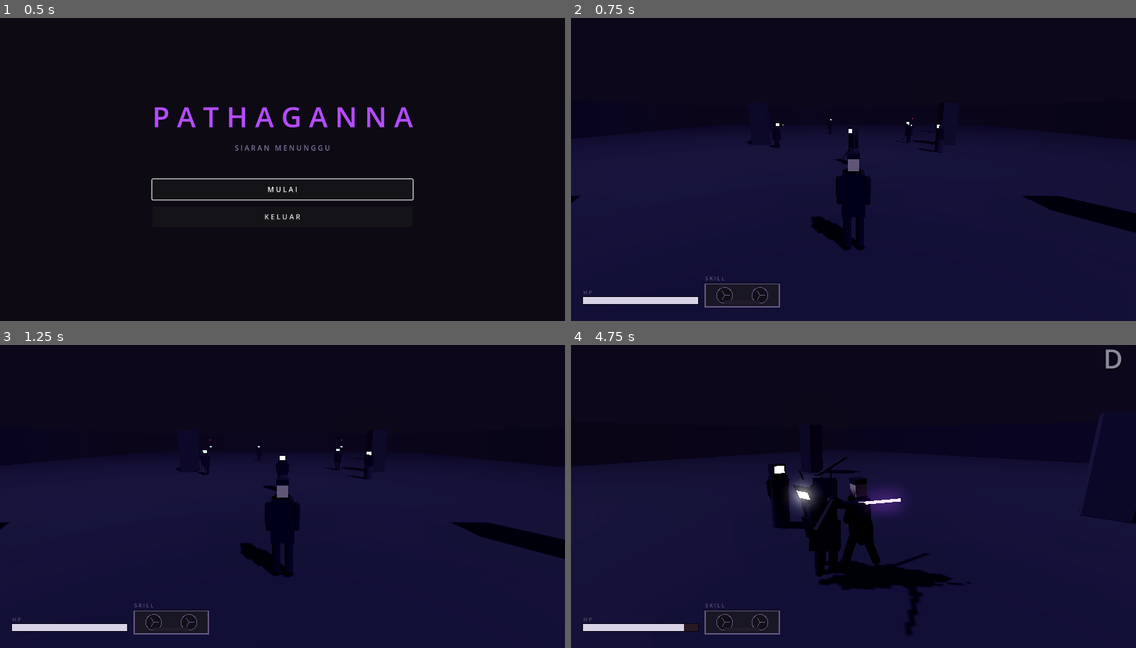
Above: before the commit, frames 1-4 (two rows, left to right).
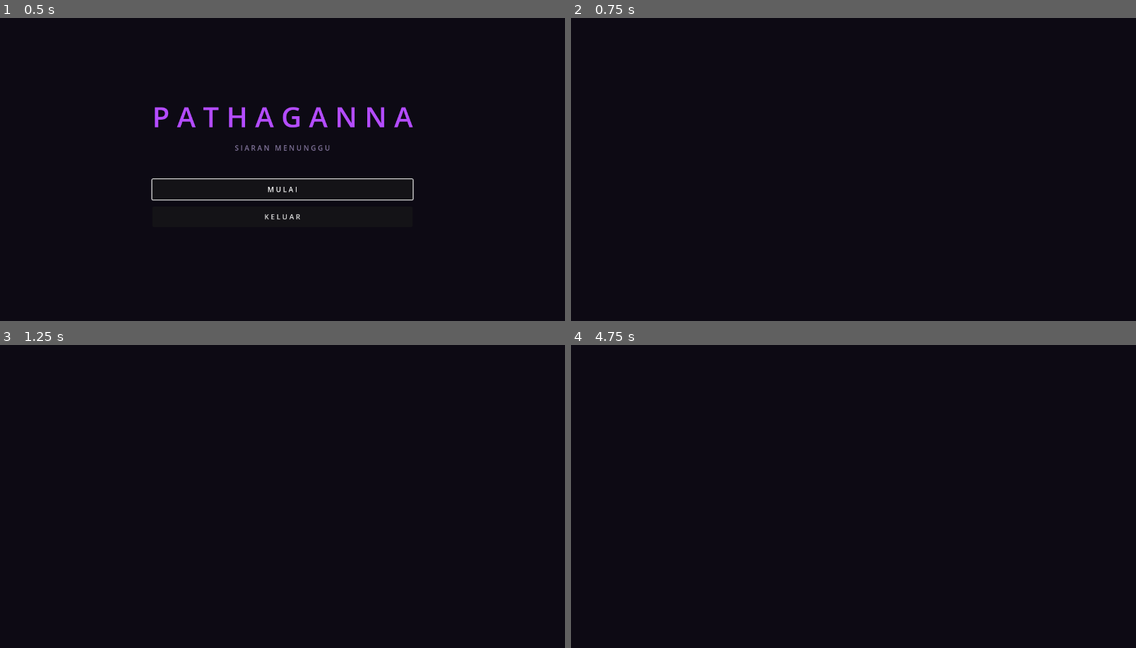
Above: after the commit, the same moments.

Repository: Watarufa/Pathaganna
Game: Godot game, scene res://scenes/main.tscn
The game is run twice, just before and just after one commit, with the same random seed, the same clock (stepped at 60 frames per second) and the same inputs.
Inputs (mouse positions are in pixels of both pictures, inside the frame that each line leads up to):
- Up to frame 1 (0.5 s): no input
- Up to frame 2 (0.75 s): click "M U L A I" at 0.5 s
- Up to frame 3 (1.25 s): no input
- Up to frame 4 (4.75 s): move the mouse to (881, 487) at 1.27 s; hold W (move_forward) from 1.28 s (still down); right-click (881, 487) at 1.35 s; move the mouse to (825, 490) at 2.02 s; click (825, 490) at 2.1 s; right-click (825, 490) at 2.3 s; move the mouse to (864, 484) at 2.77 s; tap Shift (dodge) at 2.85 s; right-click (864, 484) at 3.05 s; move the mouse to (847, 493) at 3.52 s; tap E (interact) at 3.6 s; right-click (847, 493) at 3.8 s; move the mouse to (893, 493) at 4.27 s; tap Tab (lockon) at 4.35 s; right-click (893, 493) at 4.55 s

Frame 1 is identical in both runs. In frame 2, 58% of the frame differs, in the area x 0-100%, y 33-100%; in frame 3, 58%, in the area x 0-100%, y 31-100%; in frame 4, 55%.
Error after the commit: Parse Error: Preload file "res://scenes/ui/pause_menu.tscn" does not exist. (res://scripts/level/area.gd:17)

Commit message:
build three dressed zones and place enemies and gannas

Diff:
--- a/scripts/level/area.gd
+++ b/scripts/level/area.gd
@@ -1,49 +1,71 @@
-## Level graybox M3: arena datar + environment gelap-neon dasar, dua gugus musuh,
-## dan perakitan sistem per-sesi (style meter, penyulut VFX, HUD).
-## M4 memecah ini menjadi 3 zona (Gerbang Kuil, Koridor Terkutuk, Arena Boss).
+## Kuil Siaran — tiga zona tersambung dalam satu scene.
+##
+##   Zona 1 "Gerbang Kuil"      z +16 … −8    halaman reruntuhan, Ganna A, 2 Kultis
+##   Zona 2 "Koridor Terkutuk"  z −8 … −40    lorong pilar & CRT, 3 Kultis + 2 Penyiar, Ganna B
+##   Zona 3 "Arena Boss"        z −40 … −70   ruang siaran melingkar (boss menyusul di M5)
+##
+## Total 7 musuh, tapi jarak antar-zona lebih besar dari radius deteksi terjauh
+## (14 m), jadi yang aktif bersamaan tidak pernah melebihi 5 — di bawah batas
+## performa ENEMY_COMMON.max_active.
 extends Node3D
 
 const DUMMY_SCENE := preload("res://scenes/enemies/dummy.tscn")
 const KULTIS_SCENE := preload("res://scenes/enemies/kultis.tscn")
 const PENYIAR_SCENE := preload("res://scenes/enemies/penyiar.tscn")
+const GANNA_SCENE := preload("res://scenes/level/ganna.tscn")
 const HUD_SCENE := preload("res://scenes/ui/hud.tscn")
-
-## Penempatan musuh per zona. Total tetap di bawah ENEMY_COMMON.max_active
-## supaya batas performa terjaga (dummy latihan tidak dihitung — ia prop).
+const PAUSE_SCENE := preload("res://scenes/ui/pause_menu.tscn")
+
+const SPAWN_POINT := Vector3(0, 0.15, 13)
+
 const SPAWNS := [
-	# Zona 1 — Gerbang Kuil: ruang lapang, dua Kultis untuk belajar parry
-	{ kind = "kultis", pos = Vector3(-6, 0, -6) },
-	{ kind = "kultis", pos = Vector3(5, 0, -9) },
-	# Zona 2 — Koridor Terkutuk: campuran yang memaksa manajemen posisi
-	{ kind = "kultis", pos = Vector3(-3, 0, -18) },
-	{ kind = "penyiar", pos = Vector3(-10, 0, -21) },
-	{ kind = "penyiar", pos = Vector3(8, 0, -20) },
+	# Zona 1 — ruang lapang untuk belajar parry
+	{ kind = "kultis", pos = Vector3(-5, 0, 1) },
+	{ kind = "kultis", pos = Vector3(4, 0, -3) },
+	# Zona 2 — campuran yang memaksa manajemen posisi
+	{ kind = "kultis", pos = Vector3(-4, 0, -15) },
+	{ kind = "penyiar", pos = Vector3(6, 0, -19) },
+	{ kind = "kultis", pos = Vector3(3, 0, -25) },
+	{ kind = "penyiar", pos = Vector3(-6, 0, -30) },
+	{ kind = "kultis", pos = Vector3(0, 0, -34) },
 ]
 
 var _enemies: Array[EnemyBase] = []
+var _time := 0.0
 
 func _ready() -> void:
 	_build_environment()
-	_build_graybox()
-	_spawn_dummies()
+	_build_zone1()
+	_build_zone2()
+	_build_zone3()
+	_spawn_gannas()
 	_spawn_enemies()
+	_spawn_training_dummies()
 	_build_systems()
 
+func _process(delta: float) -> void:
+	_time += delta
+	Props.animate_flicker(_time)
+
+## Titik respawn: Ganna terakhir yang diaktifkan, atau mulut kuil kalau belum ada.
 func get_player_spawn() -> Vector3:
-	return Vector3(0, 0.15, 8)
+	if GameManager.checkpoint_id != "":
+		for g in get_tree().get_nodes_in_group("ganna"):
+			if is_instance_valid(g) and g.id == GameManager.checkpoint_id:
+				return g.global_position + Vector3(0, 0.15, 2.2)
+	return SPAWN_POINT
 
 ## Death loop: semua musuh kembali ke kondisi awal saat player respawn.
 func reset_enemies() -> void:
 	for e in _enemies:
-		if is_instance_valid(e):
-			e.reset()
-		else:
-			_respawn_missing()
+		if not is_instance_valid(e):
+			_rebuild_enemies()
 			return
+	for e in _enemies:
+		e.reset()
 	_clear_projectiles()
 
-## Ada musuh yang sudah di-free (mati) — bangun ulang seluruh gugus.
-func _respawn_missing() -> void:
+func _rebuild_enemies() -> void:
 	for e in _enemies:
 		if is_instance_valid(e):
 			e.queue_free()
@@ -52,9 +74,93 @@
 	_spawn_enemies()
 
 func _clear_projectiles() -> void:
-	for n in get_children():
-		if n is SignalProjectile:
+	for n in get_tree().get_nodes_in_group("projectiles"):
+		if is_instance_valid(n):
 			n.queue_free()
+
+# ------------------------------------------------------------- zona
+func _build_zone1() -> void:
+	# halaman reruntuhan di mulut kuil
+	Props.solid_box(self, Vector3(34, 1, 26), Vector3(0, -0.5, 4), Palette.STONE)
+	Props.solid_box(self, Vector3(34, 6, 1), Vector3(0, 3, 17), Palette.STONE)
+	Props.solid_box(self, Vector3(1, 6, 26), Vector3(-17, 3, 4), Palette.STONE)
+	Props.solid_box(self, Vector3(1, 6, 26), Vector3(17, 3, 4), Palette.STONE)
+
+	# gerbang kuil: dua pilar besar + ambang
+	Props.pillar(self, Vector3(-4.5, 0, -8), 5.4)
+	Props.pillar(self, Vector3(4.5, 0, -8), 5.4)
+	Props.solid_box(self, Vector3(11, 0.8, 1.4), Vector3(0, 5.6, -8), Palette.STONE)
+	# dinding dengan celah pintu menuju koridor
+	Props.solid_box(self, Vector3(11.5, 6, 1), Vector3(-11.2, 3, -8), Palette.STONE)
+	Props.solid_box(self, Vector3(11.5, 6, 1), Vector3(11.2, 3, -8), Palette.STONE)
+
+	for p in [Vector3(-12, 0, 8), Vector3(12, 0, 8), Vector3(-12, 0, -1), Vector3(12, 0, -1)]:
+		Props.pillar(self, p, 4.0)
+	for r in [Vector3(-8, 0, 12), Vector3(9, 0, 3), Vector3(-13, 0, 4)]:
+		Props.rubble(self, r)
+	Props.antenna(self, Vector3(-14, 0, 12), 3.4)
+	Props.crt_stack(self, Vector3(13.5, 0, 11), 2, 200)
+	Props.cable_run(self, Vector3(-4.5, 0.1, -7), Vector3(-12, 0.1, -1))
+	Props.cable_run(self, Vector3(4.5, 0.1, -7), Vector3(12, 0.1, -1))
+
+func _build_zone2() -> void:
+	# lorong panjang: lebih sempit, lebih padat
+	Props.solid_box(self, Vector3(20, 1, 33), Vector3(0, -0.5, -24), Palette.STONE)
+	Props.solid_box(self, Vector3(1, 6, 33), Vector3(-10, 3, -24), Palette.STONE)
+	Props.solid_box(self, Vector3(1, 6, 33), Vector3(10, 3, -24), Palette.STONE)
+
+	# barisan pilar di kedua sisi + kabel yang menjalar di antaranya
+	var z := -12.0
+	while z > -38.0:
+		Props.pillar(self, Vector3(-7.5, 0, z), 4.6)
+		Props.pillar(self, Vector3(7.5, 0, z), 4.6)
+		Props.cable_run(self, Vector3(-7.5, 3.6, z), Vector3(7.5, 3.6, z), -0.9)
+		z -= 6.5
+
+	# tumpukan CRT menyala statis — sumber cahaya utama koridor
+	Props.crt_stack(self, Vector3(-8.6, 0, -14), 4, 90)
+	Props.crt_stack(self, Vector3(8.6, 0, -21), 3, -90)
+	Props.crt_stack(self, Vector3(-8.8, 0, -28), 3, 90)
+	Props.crt_stack(self, Vector3(8.5, 0, -34), 4, -90)
+	Props.antenna(self, Vector3(-8.8, 0, -19), 2.8)
+	Props.antenna(self, Vector3(8.8, 0, -30), 3.2)
+	Props.cable_run(self, Vector3(-8, 0.1, -13), Vector3(-8, 0.1, -35))
+	Props.cable_run(self, Vector3(8, 0.1, -13), Vector3(8, 0.1, -35))
+
+	# ambang menuju arena
+	Props.solid_box(self, Vector3(6, 6, 1), Vector3(-7, 3, -40), Palette.STONE)
+	Props.solid_box(self, Vector3(6, 6, 1), Vector3(7, 3, -40), Palette.STONE)
+	Props.solid_box(self, Vector3(20, 1.4, 1.4), Vector3(0, 5.3, -40), Palette.STONE)
+
+func _build_zone3() -> void:
+	# ruang siaran melingkar (boss + gerbang penutup menyusul di M5)
+	Props.solid_box(self, Vector3(34, 1, 32), Vector3(0, -0.5, -55), Palette.STONE)
+	var ring := 16
+	for i in ring:
+		var a := TAU * float(i) / float(ring)
+		var pos := Vector3(sin(a) * 16.0, 0, -55.0 + cos(a) * 15.0)
+		if pos.z > -42.0:
+			continue  # sisakan celah untuk pintu masuk dari koridor
+		Props.solid_box(self, Vector3(4.6, 7, 1.6), pos + Vector3(0, 3.5, 0),
+			Palette.STONE, Vector3(0, rad_to_deg(a), 0))
+		if i % 2 == 0:
+			Props.crt_stack(self, pos * 0.86 + Vector3(0, 0, -55.0 * 0.14), 3, rad_to_deg(a))
+	Props.antenna(self, Vector3(0, 0, -66), 5.0)
+	for i in 6:
+		var a := TAU * float(i) / 6.0
+		Props.cable_run(self, Vector3(0, 0.1, -55), Vector3(sin(a) * 13.0, 0.1, -55.0 + cos(a) * 12.0))
+
+func _spawn_gannas() -> void:
+	# Ganna A di halaman: titik mulai
+	var a: Ganna = GANNA_SCENE.instantiate()
+	a.id = "ganna_gerbang"
+	a.position = Vector3(0, 0, 10)
+	add_child(a)
+	# Ganna B di ujung koridor, tepat sebelum arena
+	var b: Ganna = GANNA_SCENE.instantiate()
+	b.id = "ganna_koridor"
+	b.position = Vector3(0, 0, -37)
+	add_child(b)
 
 func _spawn_enemies() -> void:
 	for s in SPAWNS:
@@ -64,6 +170,16 @@
 		add_child(e)
 		_enemies.append(e)
 
+## Dummy latihan hanya untuk sesi dev — level sungguhan tidak memakainya.
+func _spawn_training_dummies() -> void:
+	var args := OS.get_cmdline_user_args()
+	if not ("--smoke" in args or "--combat-smoke" in args or "--dummies" in args):
+		return
+	for pos in [Vector3(-12, 0, 13), Vector3(-9, 0, 15)]:
+		var d := DUMMY_SCENE.instantiate()
+		d.position = pos
+		add_child(d)
+
 func _build_systems() -> void:
 	var style := StyleMeter.new()
 	style.name = "StyleMeter"
@@ -74,6 +190,7 @@
 	add_child(fx)
 
 	add_child(HUD_SCENE.instantiate())
+	add_child(PAUSE_SCENE.instantiate())
 
 func _build_environment() -> void:
 	var env := Environment.new()
@@ -100,39 +217,3 @@
 	sun.light_energy = 0.4
 	sun.shadow_enabled = true
 	add_child(sun)
-
-func _build_graybox() -> void:
-	_static_box(Vector3(60, 1, 70), Vector3(0, -0.5, -5), Palette.STONE)     # lantai
-	_static_box(Vector3(60, 4, 1), Vector3(0, 2, -40), Palette.STONE)        # dinding
-	_static_box(Vector3(60, 4, 1), Vector3(0, 2, 30), Palette.STONE)
-	_static_box(Vector3(1, 4, 70), Vector3(-30, 2, -5), Palette.STONE)
-	_static_box(Vector3(1, 4, 70), Vector3(30, 2, -5), Palette.STONE)
-	# pilar orientasi
-	for p in [Vector3(-8, 1.75, -8), Vector3(8, 1.75, -8), Vector3(-8, 1.75, 8), Vector3(8, 1.75, 8),
-			Vector3(-12, 1.75, -20), Vector3(12, 1.75, -20)]:
-		_static_box(Vector3(1.2, 3.5, 1.2), p, Palette.STONE)
-
-func _static_box(size: Vector3, pos: Vector3, mat: Material) -> void:
-	var body := StaticBody3D.new()
-	body.collision_layer = 1  # world
-	body.collision_mask = 0
-	body.position = pos
-	var col := CollisionShape3D.new()
-	var shape := BoxShape3D.new()
-	shape.size = size
-	col.shape = shape
-	body.add_child(col)
-	var mi := MeshInstance3D.new()
-	var mesh := BoxMesh.new()
-	mesh.size = size
-	mi.mesh = mesh
-	mi.material_override = mat
-	body.add_child(mi)
-	add_child(body)
-
-func _spawn_dummies() -> void:
-	# dummy latihan tetap ada di dekat spawn — target aman untuk menguji feel
-	for pos in [Vector3(0, 0, 0), Vector3(6, 0, -4)]:
-		var d := DUMMY_SCENE.instantiate()
-		d.position = pos
-		add_child(d)
